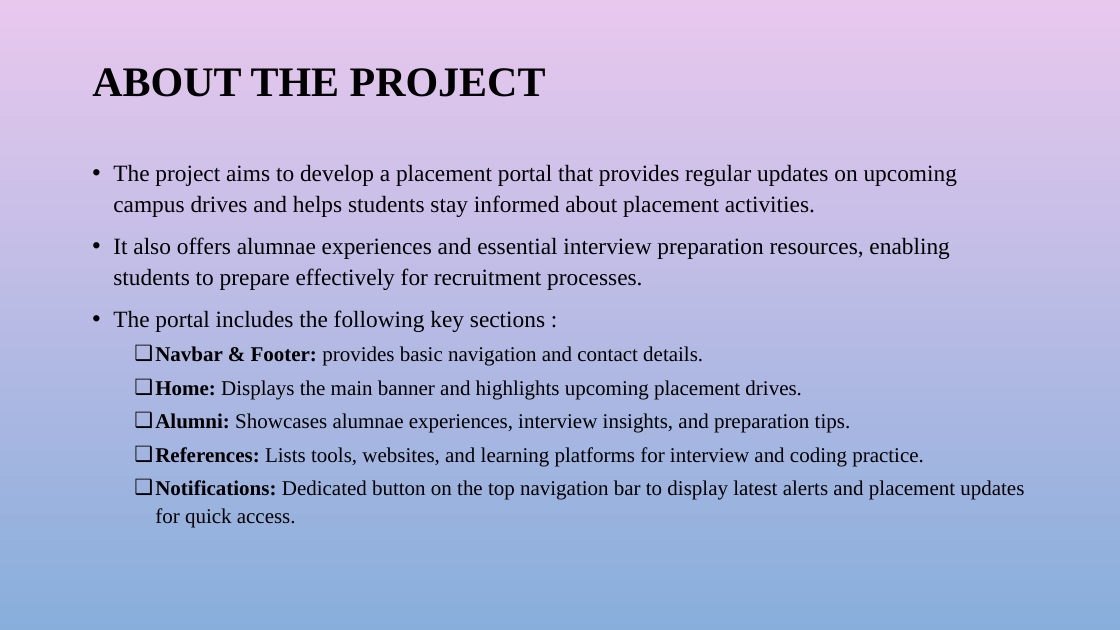
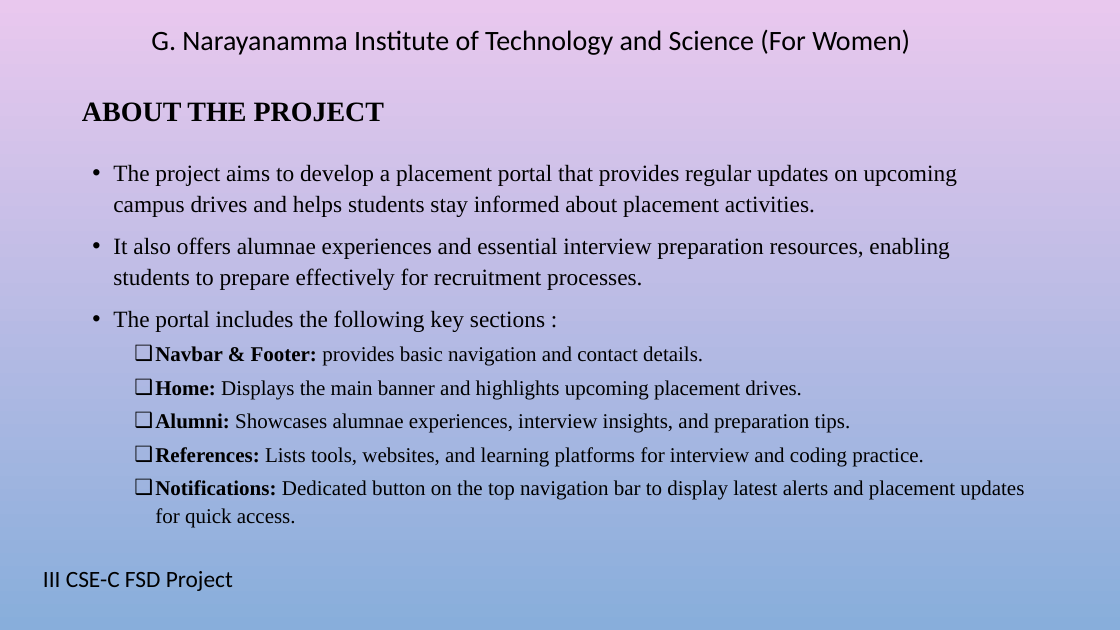
Before and after one commit to AkhilaS17/PlacePrepPortal, a slide deck: slide 2 of Placeprep.pptx. Drawn at 1120x630 pixels with LibreOffice and Linux fonts; fonts in the diff are those of the drawing; background and template pictures are left out. Boxes give left, top, right and bottom in pixels: in the first picture for what was removed or moved away, otherwise in the second. Text is boxed around its words. In the diff, an @@ line names an element or a change of style, - is before the commit and + after.

```diff
--- a/Placeprep.pptx
+++ b/Placeprep.pptx
@@ text added at box(151, 29, 910, 55), 24 pt, text #000000 @@
+G. Narayanamma Institute of Technology and Science (For Women)
@@ title "ABOUT THE PROJECT": place and size @@
-title "ABOUT THE PROJECT" at box(92, 68, 546, 97)
+title "ABOUT THE PROJECT" at box(82, 102, 385, 122)
@@ title "ABOUT THE PROJECT" at box(82, 102, 385, 122): size 36 to 24 pt @@
@@ text added at box(43, 571, 233, 591), 20 pt, text #000000 @@
+III CSE-C FSD Project
```
Also in this commit, not shown: 12 other slides changed.
